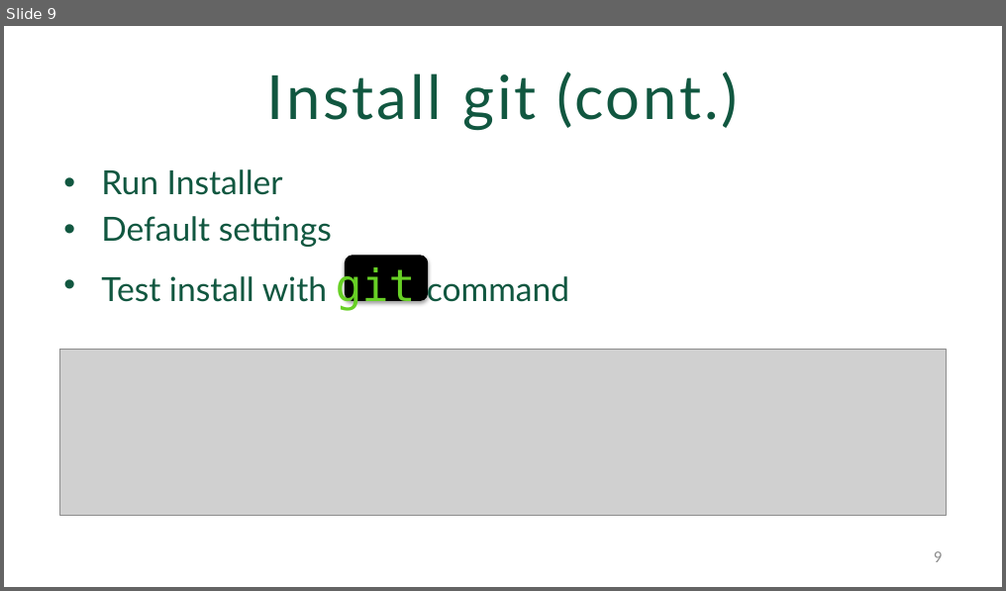
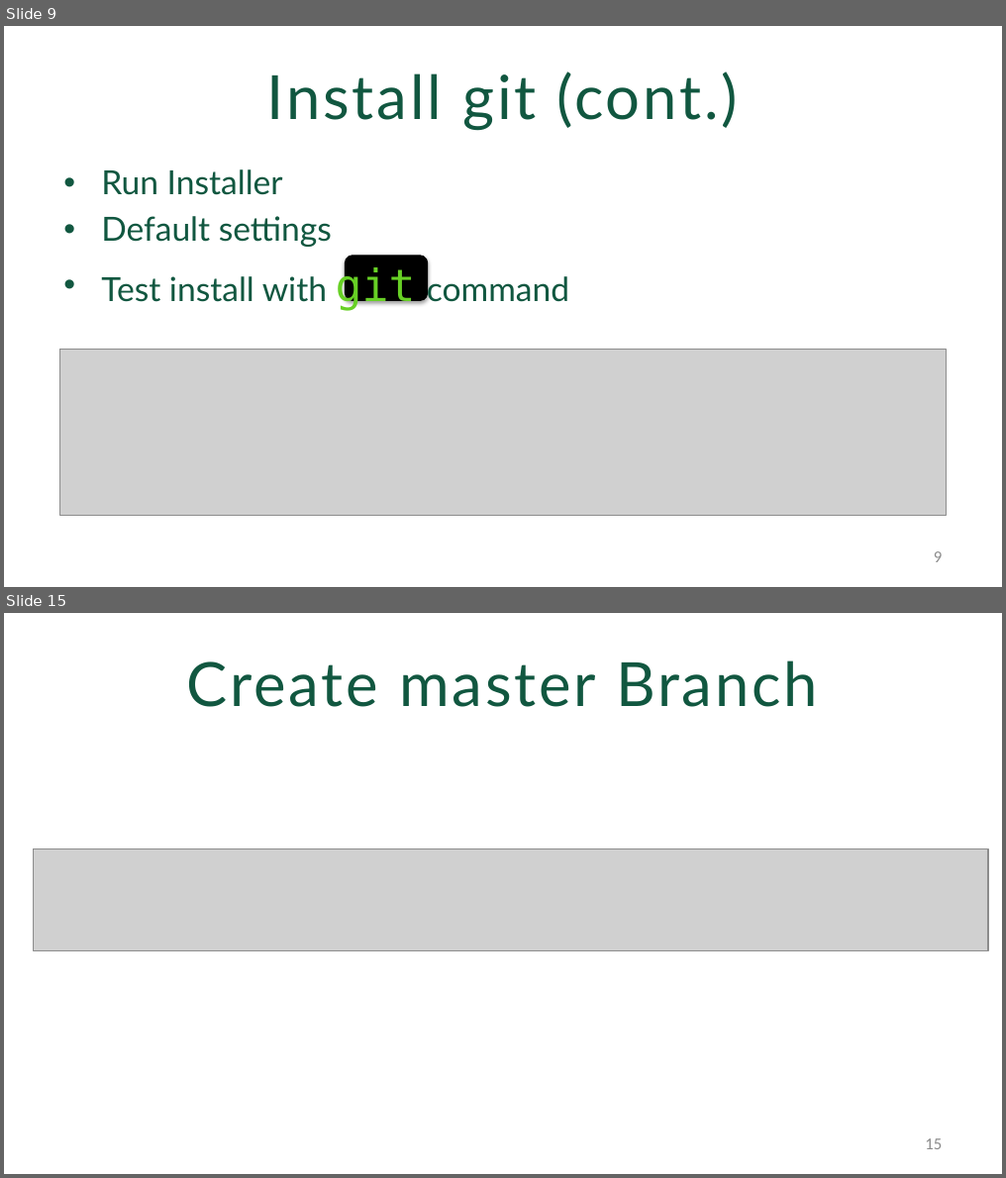
Before and after one commit to WilliamandMary-BUAD5082-Spring2017/Introduction-to-git-and-github, a slide deck: IntroToGit2017.pptx. Shown one above the other, each under a label of ours: slide 9 before the commit, slides 9 and 15 after it; the slides between them are not shown. The pictures are 1006x591 and 1006x1178 pixels, drawn with LibreOffice and Linux fonts; fonts in the diff are those of the drawing; grey boxes stand for pictures; background and template pictures are left out. Boxes give left, top, right and bottom in pixels: in the first picture for what was removed or moved away, otherwise in the second. Text is boxed around its words. In the diff, an @@ line names an element or a change of style, - is before the commit and + after.

```diff
--- a/IntroToGit2017.pptx
+++ b/IntroToGit2017.pptx
@@ slide 15 added at [4,613,1002,1174], background picture (left out) @@
@@ title added at [187,661,818,707], 44 pt, text #115740 @@
+Create master Branch
@@ picture added at [34,850,989,952] @@
@@ page number added at [925,1139,942,1150], 12 pt, text #8C8C8C @@
+15
```
Also in this commit, not shown: 2 slides changed, 10 other slides added.
